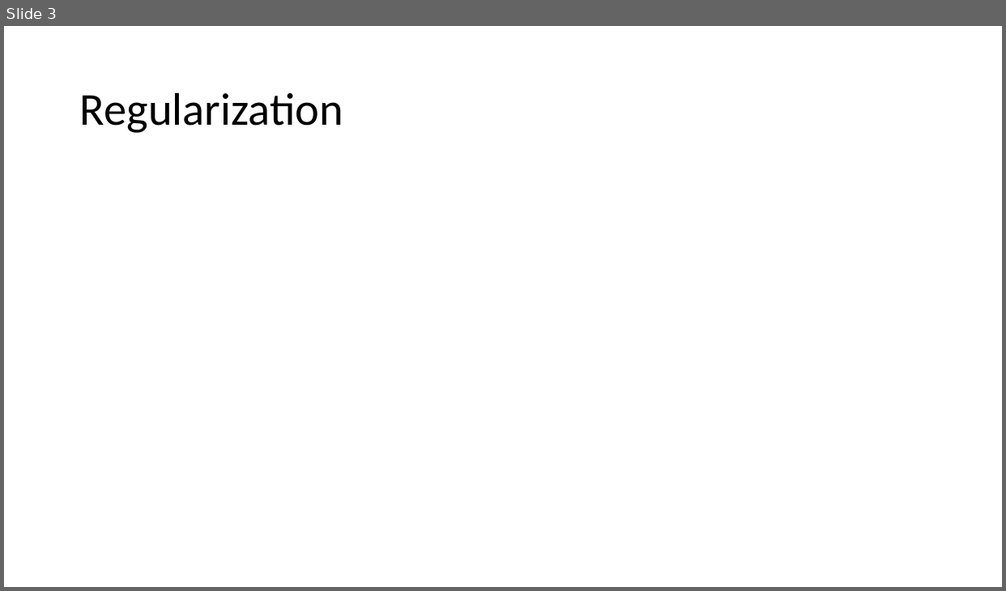
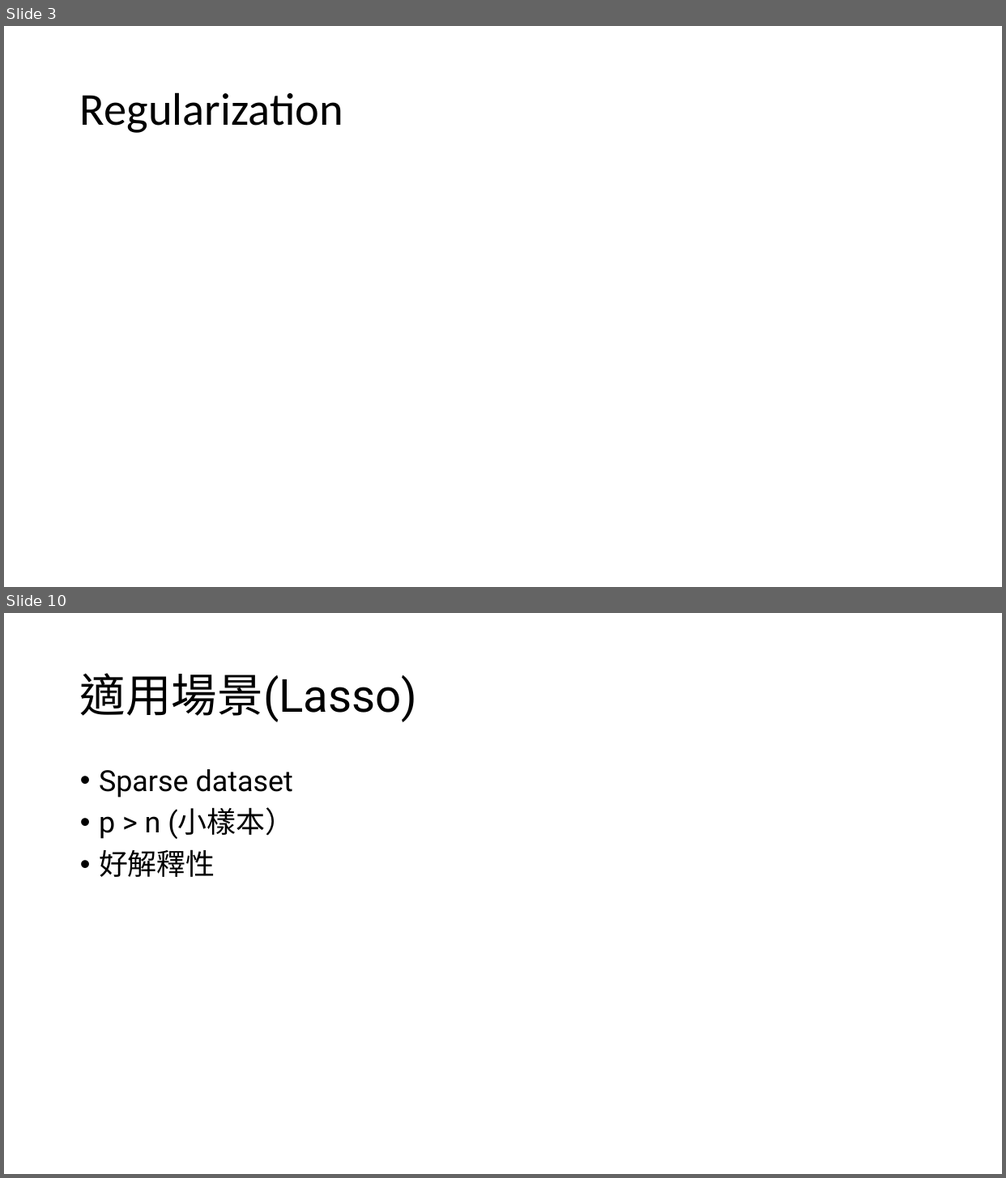
Before and after one commit to borm22244/Lasso, a slide deck: LassoSlides.pptx. Shown one above the other, each under a label of ours: slide 3 before the commit, slides 3 and 10 after it; the slides between them are not shown. The pictures are 1006x591 and 1006x1178 pixels, drawn with LibreOffice and Linux fonts; fonts in the diff are those of the drawing; grey boxes stand for pictures. Boxes give left, top, right and bottom in pixels: in the first picture for what was removed or moved away, otherwise in the second. Text is boxed around its words. In the diff, an @@ line names an element or a change of style, - is before the commit and + after.

```diff
--- a/LassoSlides.pptx
+++ b/LassoSlides.pptx
@@ slide 10 added at (4,613,1002,1174), background #FFFFFF @@
@@ title added at (80,673,418,722), 44 pt, text #000000 @@
+適用場景(Lasso)
@@ text added at (99,769,294,877), 28 pt, text #000000 @@
+• Sparse dataset
+• p > n (小樣本）
+• 好解釋性
```
Also in this commit, not shown: 1 slide changed, 6 other slides added, 9 other files.
